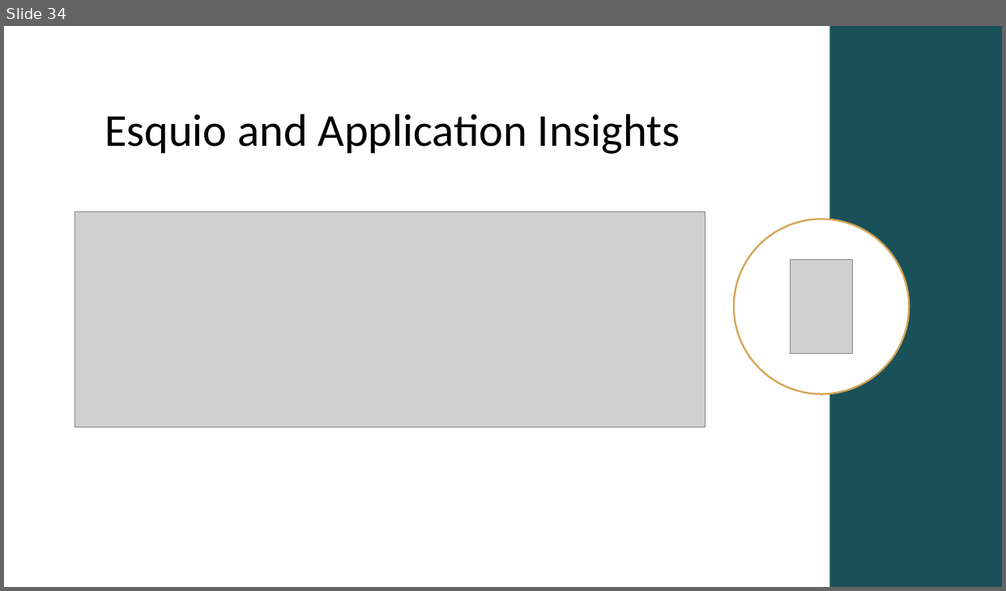
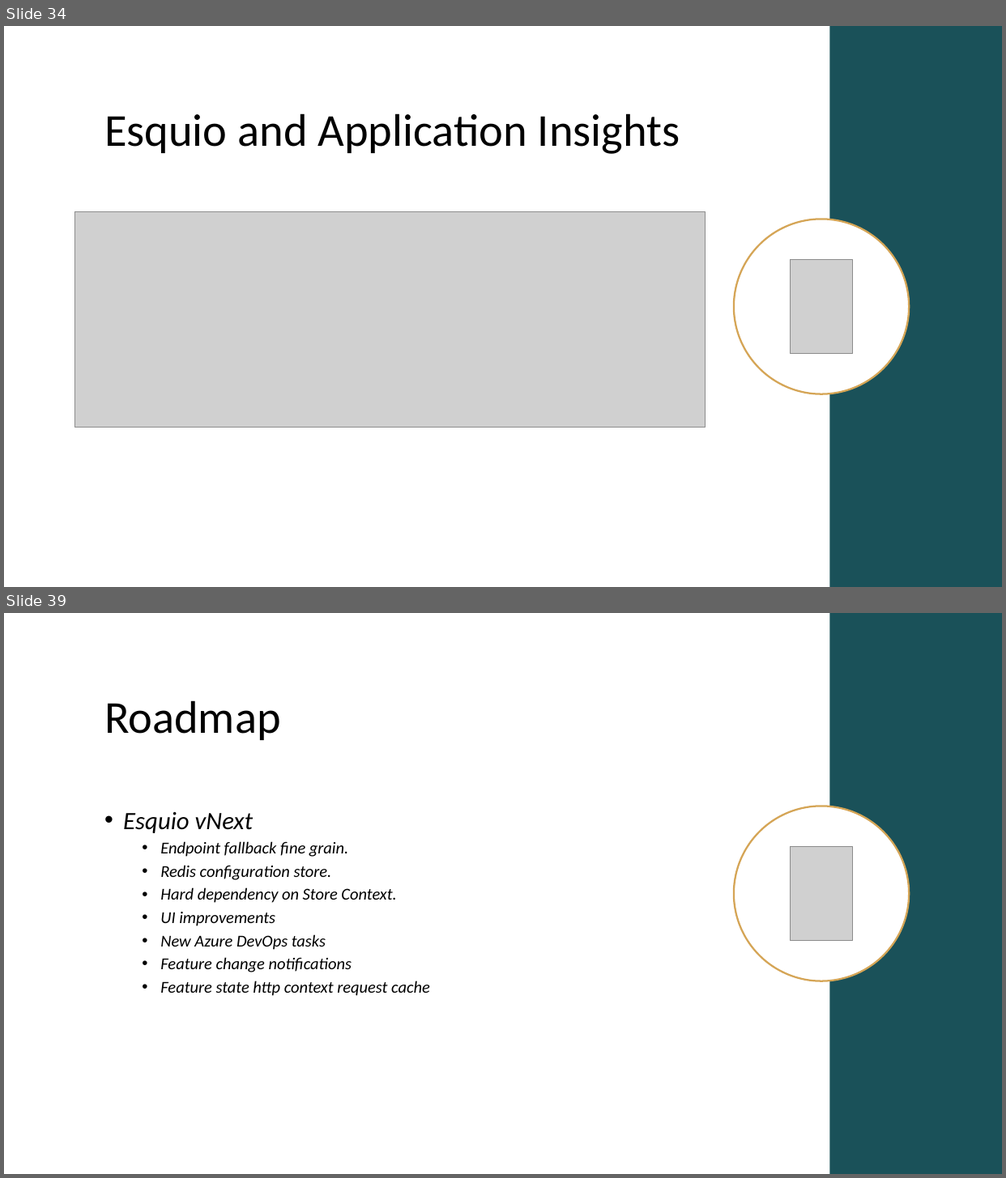
Before and after one commit to Xabaril/Esquio, a slide deck: docs/slides/esquio-overview-101.pptx. Shown one above the other, each under a label of ours: slide 34 before the commit, slides 34 and 39 after it; the slides between them are not shown. The pictures are 1006x591 and 1006x1178 pixels, drawn with LibreOffice and Linux fonts; fonts in the diff are those of the drawing; grey boxes stand for pictures. Boxes give left, top, right and bottom in pixels: in the first picture for what was removed or moved away, otherwise in the second. Text is boxed around its words. In the diff, an @@ line names an element or a change of style, - is before the commit and + after.

Commit message:
Include roadmap and review some slides

```diff
--- a/docs/slides/esquio-overview-101.pptx
+++ b/docs/slides/esquio-overview-101.pptx
@@ slide 39 added at (4,613,1002,1174), background #FFFFFF @@
@@ rectangle added at (829,613,1002,1174), fill #1A5159 @@
@@ title added at (104,700,281,740), 44 pt, text #000000 @@
+Roadmap
@@ ellipse added at (734,806,909,982), fill #FFFFFF, outline #D5A556 1.75 pt @@
@@ text added at (123,812,430,996), 16 pt, text #000000, italic @@
+• Esquio vNext
+  • Endpoint fallback fine grain.
+  • Redis configuration store.
+  • Hard dependency on Store Context.
+  • UI improvements
+  • New Azure DevOps tasks
+  • Feature change notifications
+  • Feature state http context request cache
@@ picture added at (791,847,853,941) @@
```
Also in this commit, not shown: 6 slides changed, 2 other slides added.
